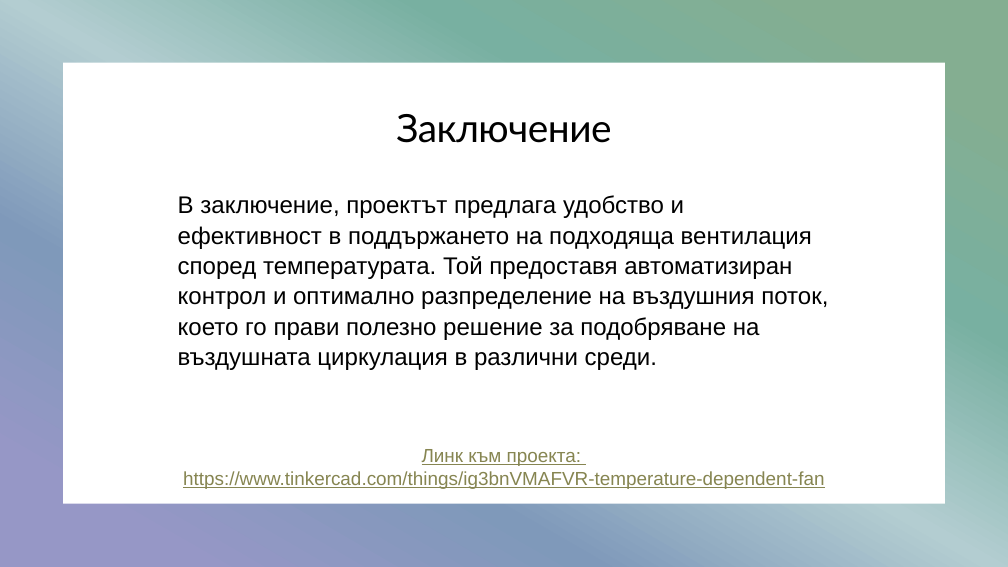
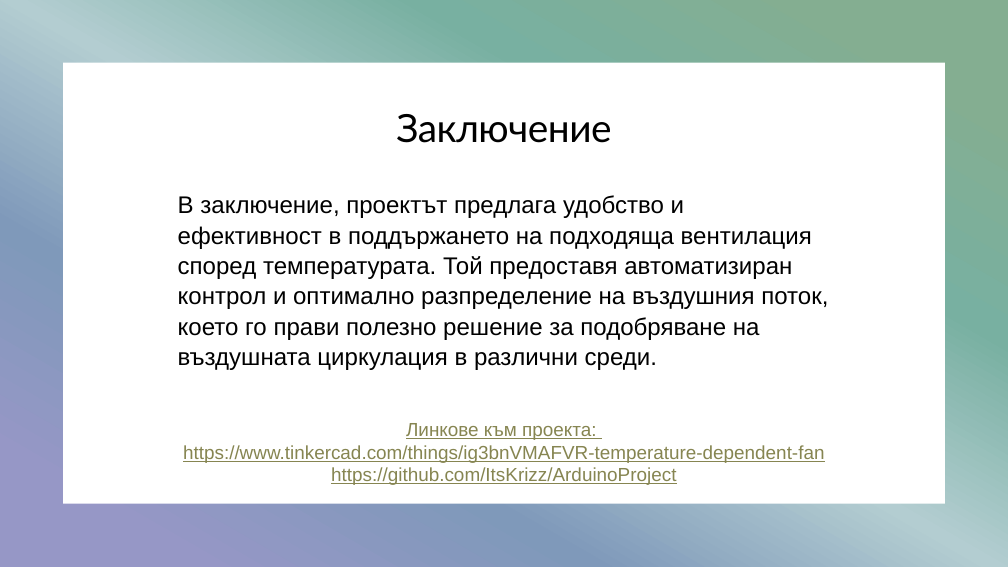
Before and after one commit to ItsKrizz/ArduinoProject, a slide deck: slide 8 of Курсов Проект/Курсов Проект.pptx. Drawn at 1008x567 pixels with LibreOffice and Linux fonts; fonts in the diff are those of the drawing. Boxes give left, top, right and bottom in pixels: in the first picture for what was removed or moved away, otherwise in the second. Text is boxed around its words. In the diff, an @@ line names an element or a change of style, - is before the commit and + after.

```diff
--- a/Курсов Проект/Курсов Проект.pptx
+++ b/Курсов Проект/Курсов Проект.pptx
@@ text at <box>183,423,824,485</box>: text changed @@
-Линк към проекта:
-https://www.tinkercad.com/things/ig3bnVMAFVR-temperature-dependent-fan
+Линкове към проекта:
+https://www.tinkercad.com/things/ig3bnVMAFVR-temperature-dependent-fan
+https://github.com/ItsKrizz/ArduinoProject
```
Also in this commit, not shown: 1 other slide changed.
